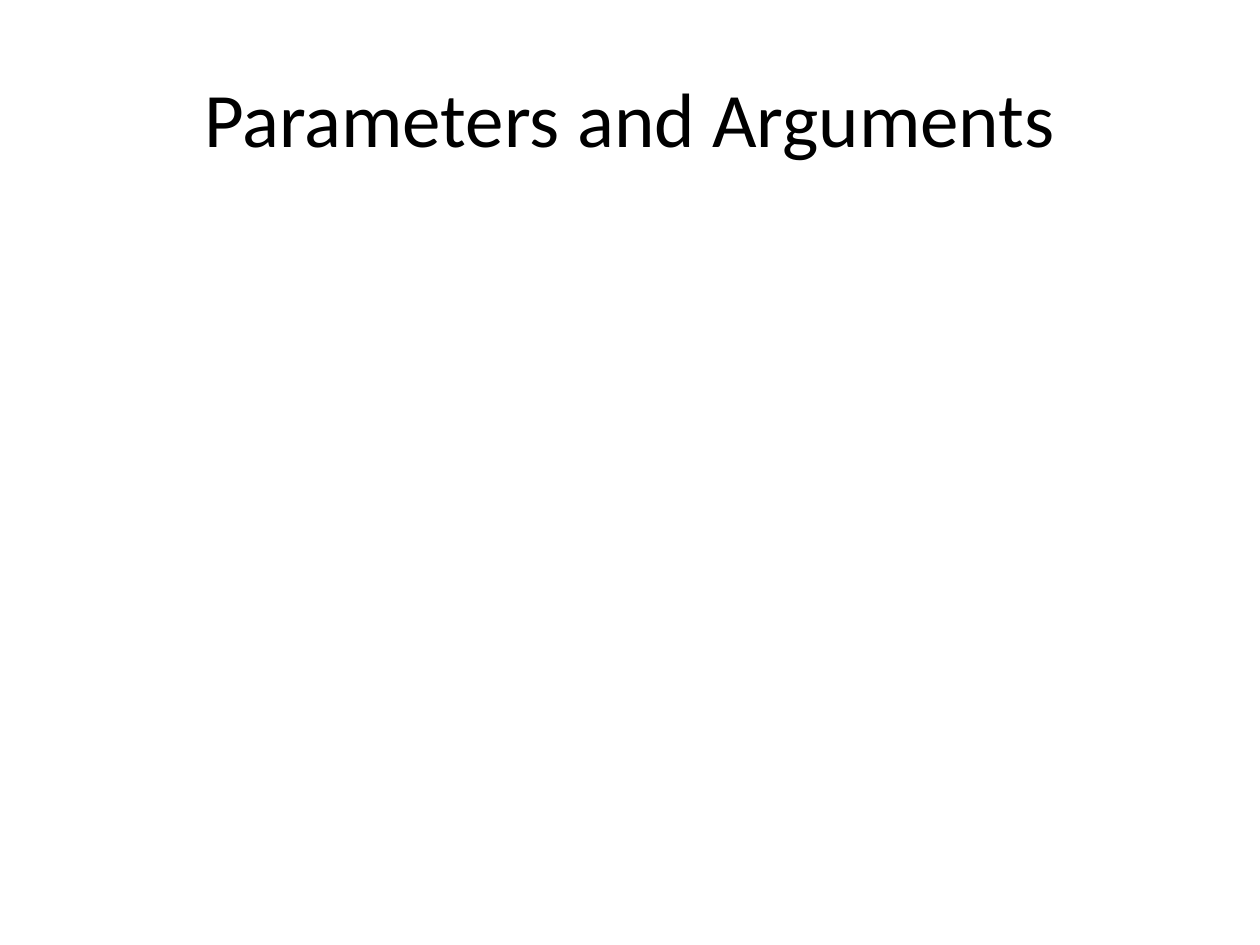
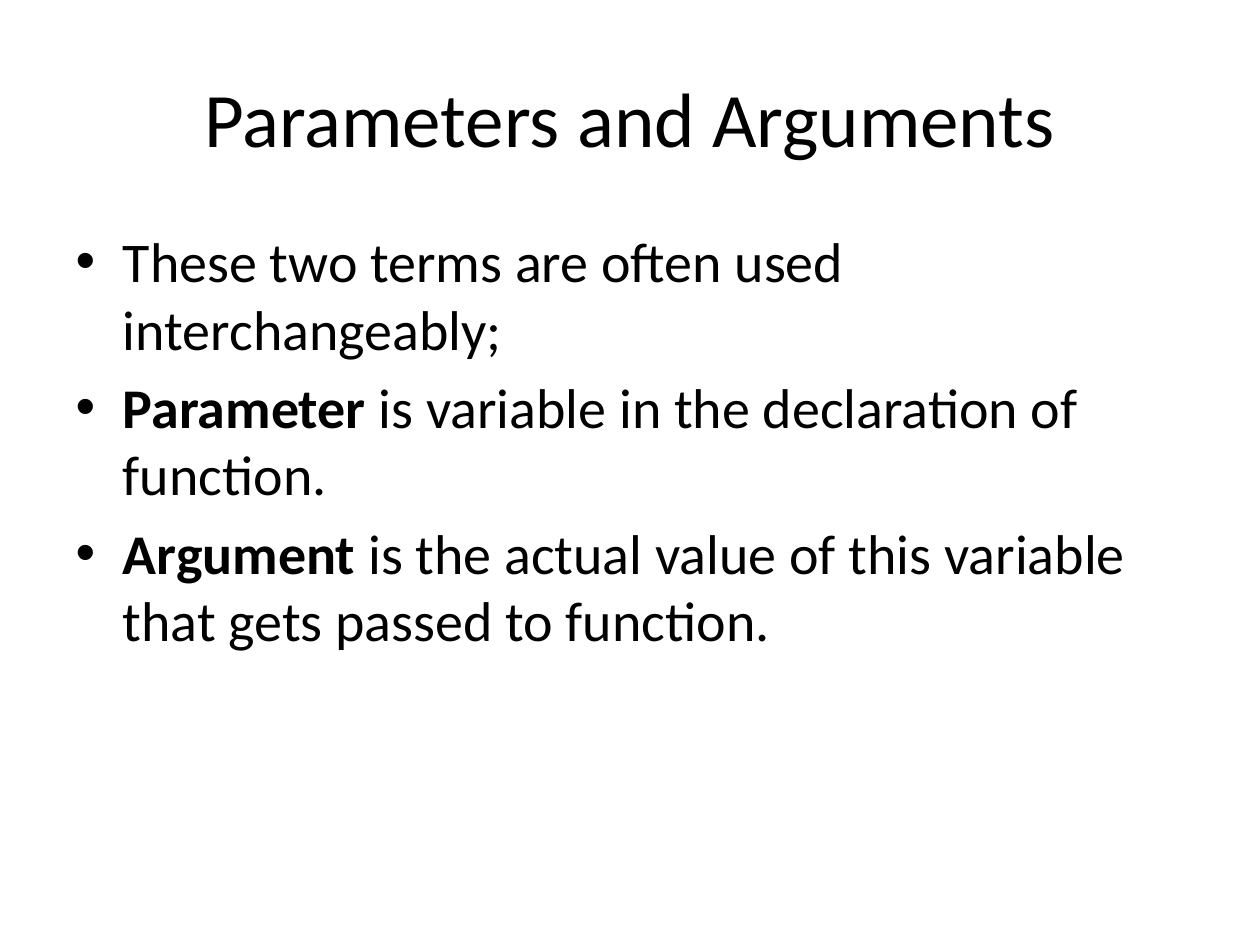
Before and after one commit to isurup/kalle-martin-group, a slide deck: slide 4 of OOPExam/06 Methods, parameters, scope and properties.pptx (slide 3 before the commit). Drawn at 1260x945 pixels with LibreOffice and Linux fonts; fonts in the diff are those of the drawing. Boxes give left, top, right and bottom in pixels: in the first picture for what was removed or moved away, otherwise in the second. Text is boxed around its words. In the diff, an @@ line names an element or a change of style, - is before the commit and + after.

```diff
--- a/OOPExam/06 Methods, parameters, scope and properties.pptx
+++ b/OOPExam/06 Methods, parameters, scope and properties.pptx
@@ text added at <box>123,243,1125,651</box>, 32 pt, text #000000 @@
+• These two terms are often used interchangeably;
+• Parameter is variable in the declaration of function.
+• Argument is the actual value of this variable that gets passed to function.
```
Also in this commit, not shown: 3 slides added, 2 slides removed.
